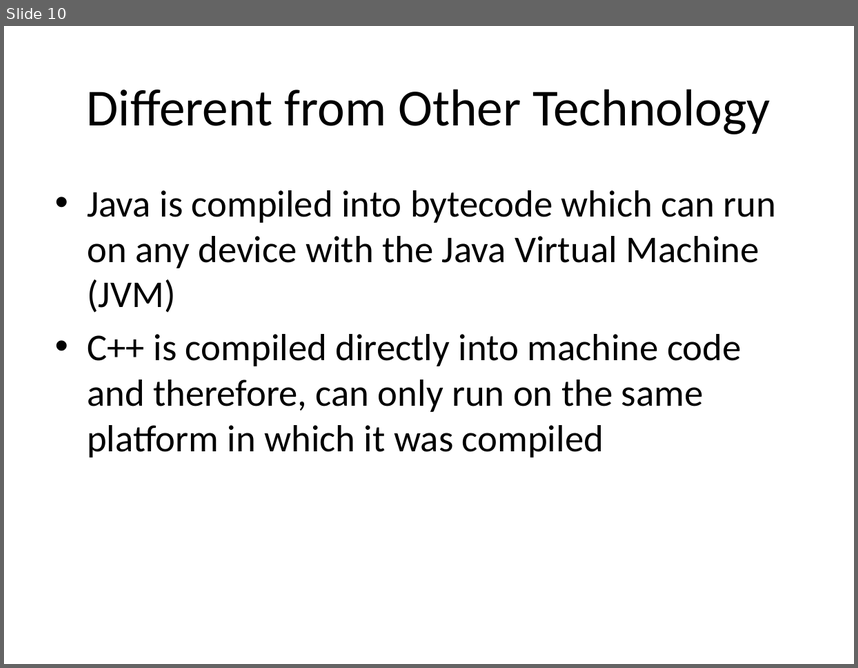
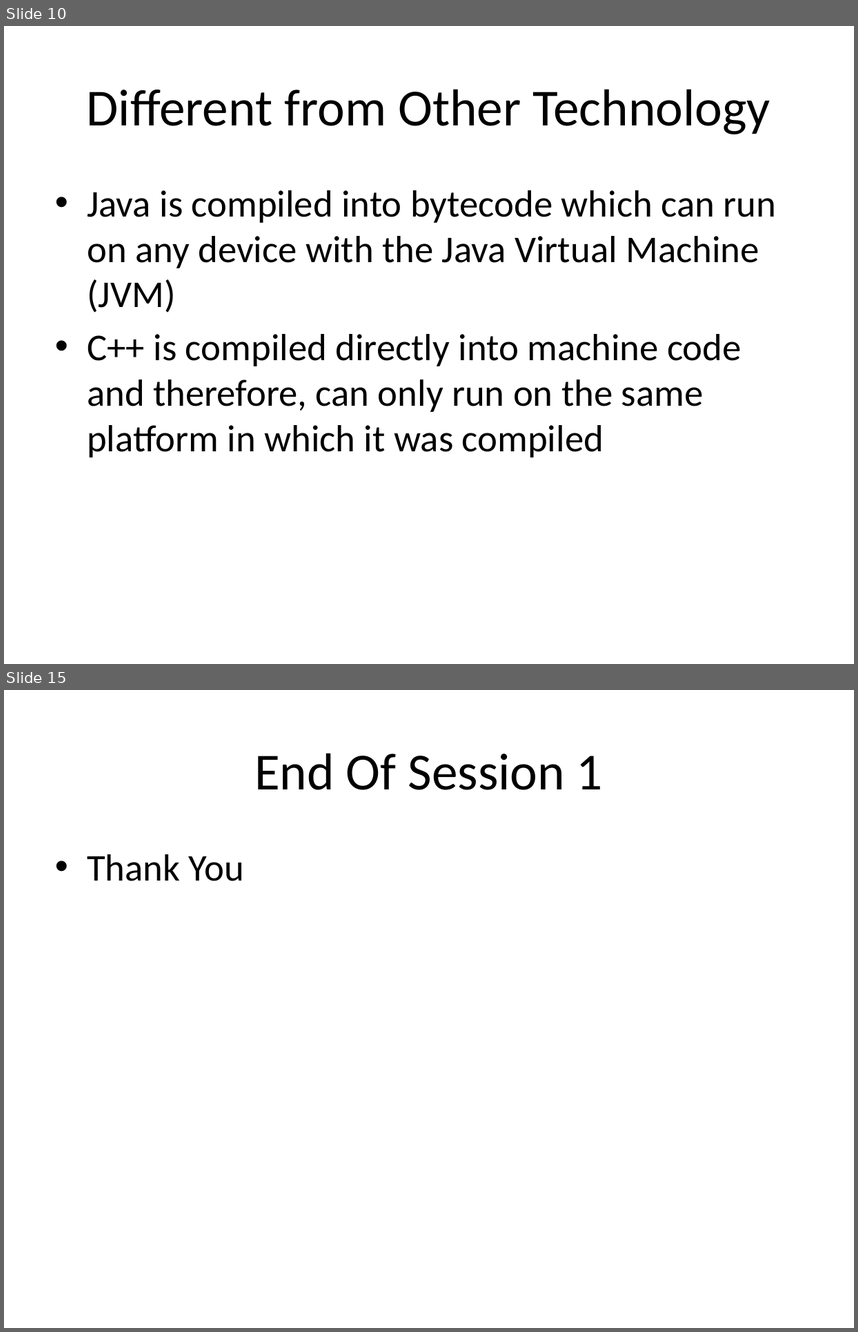
Before and after one commit to Venkivalient/JavaCourse, a slide deck: Java Course.pptx. Shown one above the other, each under a label of ours: slide 10 before the commit, slides 10 and 15 after it; the slides between them are not shown. The pictures are 858x668 and 858x1332 pixels, drawn with LibreOffice and Linux fonts; fonts in the diff are those of the drawing. Boxes give left, top, right and bottom in pixels: in the first picture for what was removed or moved away, otherwise in the second. Text is boxed around its words. In the diff, an @@ line names an element or a change of style, - is before the commit and + after.

```diff
--- a/Java Course.pptx
+++ b/Java Course.pptx
@@ slide 15 added at (4, 690, 854, 1328), background #FFFFFF @@
@@ title added at (254, 753, 603, 790), 44 pt, text #000000 @@
+End Of Session 1
@@ text added at (87, 854, 244, 881), 32 pt, text #000000 @@
+• Thank You
```
Also in this commit, not shown: 5 other slides added.
